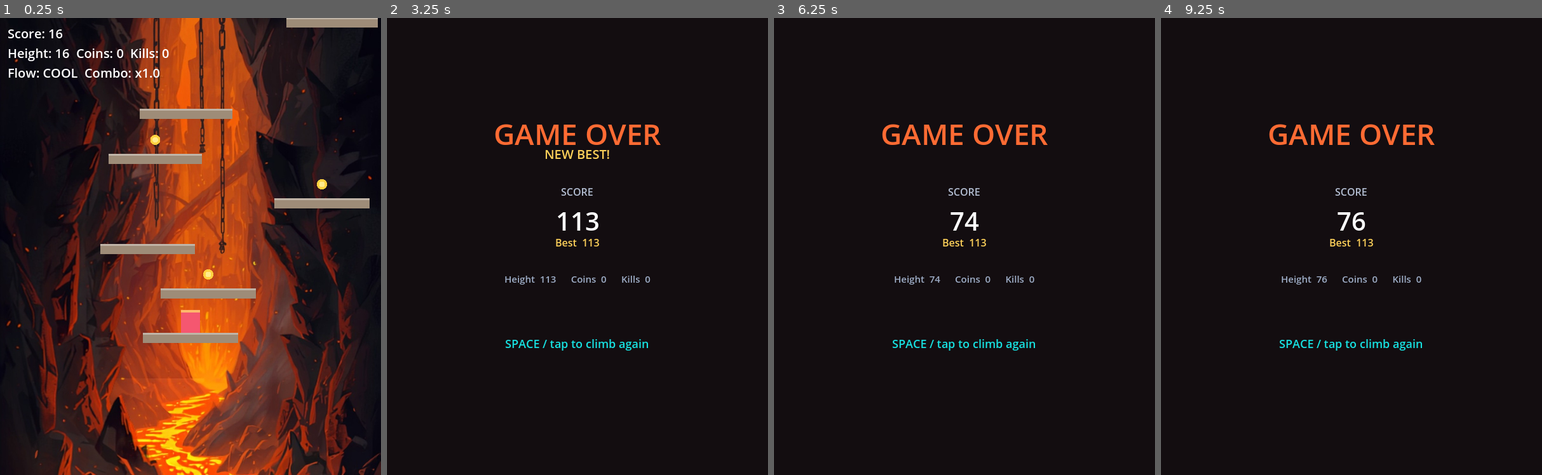
Above: before the commit, frames 1-4 (left to right).
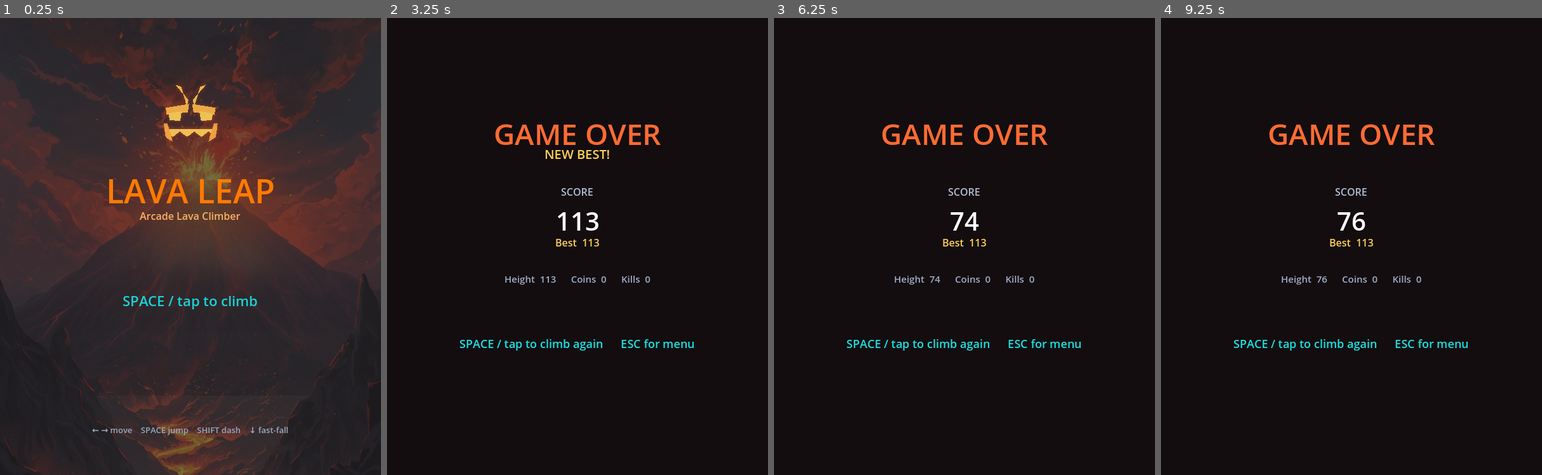
Above: after the commit, the same moments.

Repository: denrod25-del/lava-leap
Game: Godot game, scene res://scenes/boot.tscn
The game is run twice, just before and just after one commit, with the same random seed, the same clock (stepped at 60 frames per second) and the same inputs. Sound files missing from this copy of the repository are replaced by a short silence.
Inputs (mouse positions are in pixels of both pictures, inside the frame that each line leads up to):
- Up to frame 1 (0.25 s): no input
- Up to frame 2 (3.25 s): tap Enter (ui_accept) at 0.5 s; move the mouse to (661, 223) at 0.52 s; hold D (move_right) 0.53-1.25 s; hold Enter (ui_accept) 0.53-1.25 s; tap Shift (dash) at 0.6, 2.3 s; click (661, 223) at 0.67 s; tap Space (jump) at 0.77, 1.07 s; drag from (501, 269) to (596, 337) at 1.27 s; move the mouse to (615, 145) at 2.02 s; hold A (move_left) 2.03-2.75 s; hold Space (jump) 2.03-2.75 s; click (615, 145) at 2.17 s; drag from (558, 337) to (463, 177) at 2.77 s
- Up to frame 3 (6.25 s): tap Enter (ui_accept) at 3.5 s; move the mouse to (1078, 315) at 3.52 s; hold D (move_right) 3.53-4.25 s; hold S (fast_fall) 3.53-4.25 s; click (1078, 315) at 3.67 s; tap Space (jump) at 3.77, 3.8, 4.07 s; tap P (pause) at 4.15 s; drag from (850, 177) to (907, 132) at 4.27 s; move the mouse to (983, 246) at 5.02 s; hold D (move_right) 5.03-5.75 s; hold Enter (ui_accept) 5.03-5.75 s; tap K at 5.1 s; click (983, 246) at 5.17 s; tap Escape (ui_cancel) at 5.65 s; drag from (907, 132) to (888, 269) at 5.77 s
- Up to frame 4 (9.25 s): tap Enter (ui_accept) at 6.5 s; move the mouse to (1435, 223) at 6.52 s; hold A (move_left) 6.53-7.25 s; hold Enter (ui_accept) 6.53-7.25 s; click (1435, 223) at 6.67 s; tap Space (jump) at 6.77, 7.07 s; tap Shift (dash) at 6.8, 8.1 s; drag from (1275, 269) to (1423, 223) at 7.27 s; move the mouse to (1389, 145) at 8.02 s; hold D (move_right) 8.03-8.75 s; hold Space (jump) 8.03-8.75 s; click (1389, 145) at 8.17 s; drag from (1332, 337) to (1237, 177) at 8.77 s

The runs differ from the first frame. In frame 1, 77% of the frame differs, in the area x 0-100%, y 0-100%; in frame 2, 0.6%; in frame 3, 0.6%; in frame 4, 0.6%.

Commit message:
godot: Phase 3c — title menu
Adds a real start screen and closes the boot -> menu -> game -> game over ->
menu loop:
- Menu scene: volcano-hub art (menu.jpg) behind the LAVA LEAP title, titan
  emblem, session-best line, a pulsing tap-to-climb prompt, and a controls
  hint. SPACE / jump / A-button / tap starts a run.
- Boot now hands off to the menu instead of straight into gameplay.
- Game Over gains a menu option (ESC / Start) alongside restart.
- Menu music: looping music-menu.wav via a finished-replay loop in the Audio
  autoload (gameplay ogg keeps its seamless internal loop).
- Assets copied from the web build: menu.jpg, music-menu.wav, titan-emblem.png.

Co-Authored-By: Claude Opus 4.8 <noreply@anthropic.com>
Claude-Session: https://claude.ai/code/session_012oJfir7nW9hdV6jQEDwbSZ

Diff:
--- a/godot/autoload/audio.gd
+++ b/godot/autoload/audio.gd
@@ -23,11 +23,13 @@
 	"ui_move": "res://assets/sfx/ui-move.wav",
 }
 const MUSIC_GAMEPLAY := "res://assets/music/gameplay.ogg"
+const MUSIC_MENU := "res://assets/sfx/music-menu.wav"
 
 var _sfx: Dictionary = {}
 var _voices: Array[AudioStreamPlayer] = []
 var _next := 0
 var _music: AudioStreamPlayer
+var _loop_music := false  # replay on finish (for streams without built-in looping)
 
 func _ready() -> void:
 	# Keep audio alive across scene changes.
@@ -42,7 +44,12 @@
 		_voices.append(p)
 	_music = AudioStreamPlayer.new()
 	_music.bus = "Master"
+	_music.finished.connect(_on_music_finished)
 	add_child(_music)
+
+func _on_music_finished() -> void:
+	if _loop_music:
+		_music.play()  # gap-replay loop for streams without built-in looping
 
 ## Fire a one-shot SFX. `pitch` randomises around 1.0 by ±`pitch_var` so repeated
 ## sounds (coins, stomps) don't machine-gun the exact same sample.
@@ -64,10 +71,25 @@
 	var ogg := load(MUSIC_GAMEPLAY) as AudioStreamOggVorbis
 	if ogg == null:
 		return
-	ogg.loop = true
+	ogg.loop = true         # seamless internal loop; no finished-replay needed
+	_loop_music = false
 	_music.stream = ogg
 	_music.volume_db = volume_db
 	_music.play()
 
+## Start (or restart) the looping menu music. The WAV has no built-in loop, so we
+## replay it on finish.
+func play_menu_music(volume_db: float = -11.0) -> void:
+	if not ResourceLoader.exists(MUSIC_MENU):
+		return
+	var wav := load(MUSIC_MENU) as AudioStream
+	if wav == null:
+		return
+	_loop_music = true
+	_music.stream = wav
+	_music.volume_db = volume_db
+	_music.play()
+
 func stop_music() -> void:
+	_loop_music = false
 	_music.stop()
--- a/godot/scenes/boot.gd
+++ b/godot/scenes/boot.gd
@@ -1,7 +1,7 @@
 extends Control
-## Phase 1: boot straight into the gameplay vertical slice. (Kept as the main
-## scene so we don't have to edit project.godot; the real Boot → Menu flow lands
-## in a later phase.)
+## Boot splash: hand straight off to the title menu. (Kept as the main scene so
+## we don't churn project.godot's run/main_scene; a longer branded splash can
+## live here later.)
 
 func _ready() -> void:
-	get_tree().change_scene_to_file.call_deferred("res://scenes/game.tscn")
+	get_tree().change_scene_to_file.call_deferred("res://scenes/menu.tscn")
--- a/godot/scenes/game_over.gd
+++ b/godot/scenes/game_over.gd
@@ -54,13 +54,16 @@
 	if _lock > 0.0:
 		_lock -= delta
 		if _lock <= 0.0:
-			_hint.text = "SPACE / tap to climb again"
+			_hint.text = "SPACE / tap to climb again      ESC for menu"
 			_hint.visible = true
 
 func _unhandled_input(event: InputEvent) -> void:
 	if _lock > 0.0:
 		return
-	if event.is_action_pressed("jump") or event.is_action_pressed("ui_accept") \
+	if event.is_action_pressed("ui_cancel") or event.is_action_pressed("pause"):
+		Audio.play("ui_move", -2.0, 0.0)
+		get_tree().change_scene_to_file("res://scenes/menu.tscn")
+	elif event.is_action_pressed("jump") or event.is_action_pressed("ui_accept") \
 			or (event is InputEventMouseButton and event.pressed) \
 			or (event is InputEventScreenTouch and event.pressed):
 		Audio.play("ui_select", -2.0, 0.0)
--- /dev/null
+++ b/godot/scenes/menu.gd
@@ -0,0 +1,75 @@
+extends Control
+## Title screen. Volcano-hub art behind a monospace title, best-score line, and a
+## pulsing "tap to climb" prompt. Any of SPACE / jump / A-button / tap starts a
+## run. Keeps the same input-agnostic feel as the rest of the port.
+
+var _prompt: Label
+var _pulse := 0.0
+
+func _ready() -> void:
+	Engine.time_scale = 1.0
+	mouse_filter = Control.MOUSE_FILTER_IGNORE
+	var cx := Tuning.WIDTH / 2.0
+
+	# Background art, dimmed so the UI stays legible.
+	if ResourceLoader.exists("res://assets/backgrounds/menu.jpg"):
+		var bg := TextureRect.new()
+		bg.texture = load("res://assets/backgrounds/menu.jpg")
+		bg.expand_mode = TextureRect.EXPAND_IGNORE_SIZE
+		bg.stretch_mode = TextureRect.STRETCH_KEEP_ASPECT_COVERED
+		bg.set_anchors_and_offsets_preset(Control.PRESET_FULL_RECT)
+		bg.mouse_filter = Control.MOUSE_FILTER_IGNORE
+		bg.modulate = Color(1, 1, 1, 0.55)
+		add_child(bg)
+	var scrim := ColorRect.new()
+	scrim.color = Color(0.04, 0.02, 0.03, 0.35)
+	scrim.set_anchors_and_offsets_preset(Control.PRESET_FULL_RECT)
+	scrim.mouse_filter = Control.MOUSE_FILTER_IGNORE
+	add_child(scrim)
+
+	# Carved-titan emblem above the title.
+	if ResourceLoader.exists("res://assets/titan-emblem.png"):
+		var logo := TextureRect.new()
+		logo.texture = load("res://assets/titan-emblem.png")
+		logo.expand_mode = TextureRect.EXPAND_IGNORE_SIZE
+		logo.stretch_mode = TextureRect.STRETCH_KEEP_ASPECT_CENTERED
+		logo.size = Vector2(120, 120)
+		logo.position = Vector2(cx - 60, 96)
+		logo.mouse_filter = Control.MOUSE_FILTER_IGNORE
+		logo.modulate = Color(1, 1, 1, 0.9)
+		add_child(logo)
+
+	_add_label("LAVA LEAP", cx, 236, 52, Color(1.0, 0.48, 0.0))
+	_add_label("Arcade Lava Climber", cx, 300, 16, Color(1.0, 0.69, 0.4))
+	if RunResult.best > 0:
+		_add_label("Best  %d" % RunResult.best, cx, 344, 18, Color(1.0, 0.82, 0.35))
+
+	_prompt = _add_label("SPACE / tap to climb", cx, 430, 22, Color(0.09, 0.88, 0.88))
+	_add_label("← → move    SPACE jump    SHIFT dash    ↓ fast-fall",
+		cx, 640, 13, Color(0.6, 0.66, 0.76))
+
+	Audio.play_menu_music()
+
+func _add_label(text: String, cx: float, y: float, size: int, color: Color) -> Label:
+	var l := Label.new()
+	l.text = text
+	l.add_theme_font_size_override("font_size", size)
+	l.add_theme_color_override("font_color", color)
+	l.horizontal_alignment = HORIZONTAL_ALIGNMENT_CENTER
+	l.mouse_filter = Control.MOUSE_FILTER_IGNORE
+	l.size = Vector2(Tuning.WIDTH, size + 8)
+	l.position = Vector2(cx - Tuning.WIDTH / 2.0, y)
+	add_child(l)
+	return l
+
+func _process(delta: float) -> void:
+	# Gentle breathing pulse on the prompt.
+	_pulse += delta
+	_prompt.modulate.a = 0.6 + 0.4 * (0.5 + 0.5 * sin(_pulse * 3.0))
+
+func _unhandled_input(event: InputEvent) -> void:
+	if event.is_action_pressed("jump") or event.is_action_pressed("ui_accept") \
+			or (event is InputEventMouseButton and event.pressed) \
+			or (event is InputEventScreenTouch and event.pressed):
+		Audio.play("ui_select", -2.0, 0.0)
+		get_tree().change_scene_to_file("res://scenes/game.tscn")
--- /dev/null
+++ b/godot/scenes/menu.tscn
@@ -0,0 +1,8 @@
+[gd_scene load_steps=2 format=3]
+
+[ext_resource type="Script" path="res://scenes/menu.gd" id="1_menu"]
+
+[node name="Menu" type="Control"]
+anchor_right = 1.0
+anchor_bottom = 1.0
+script = ExtResource("1_menu")
Binary file added: godot/assets/backgrounds/menu.jpg
Binary file added: godot/assets/titan-emblem.png
Not shown, added: godot/assets/sfx/music-menu.wav
